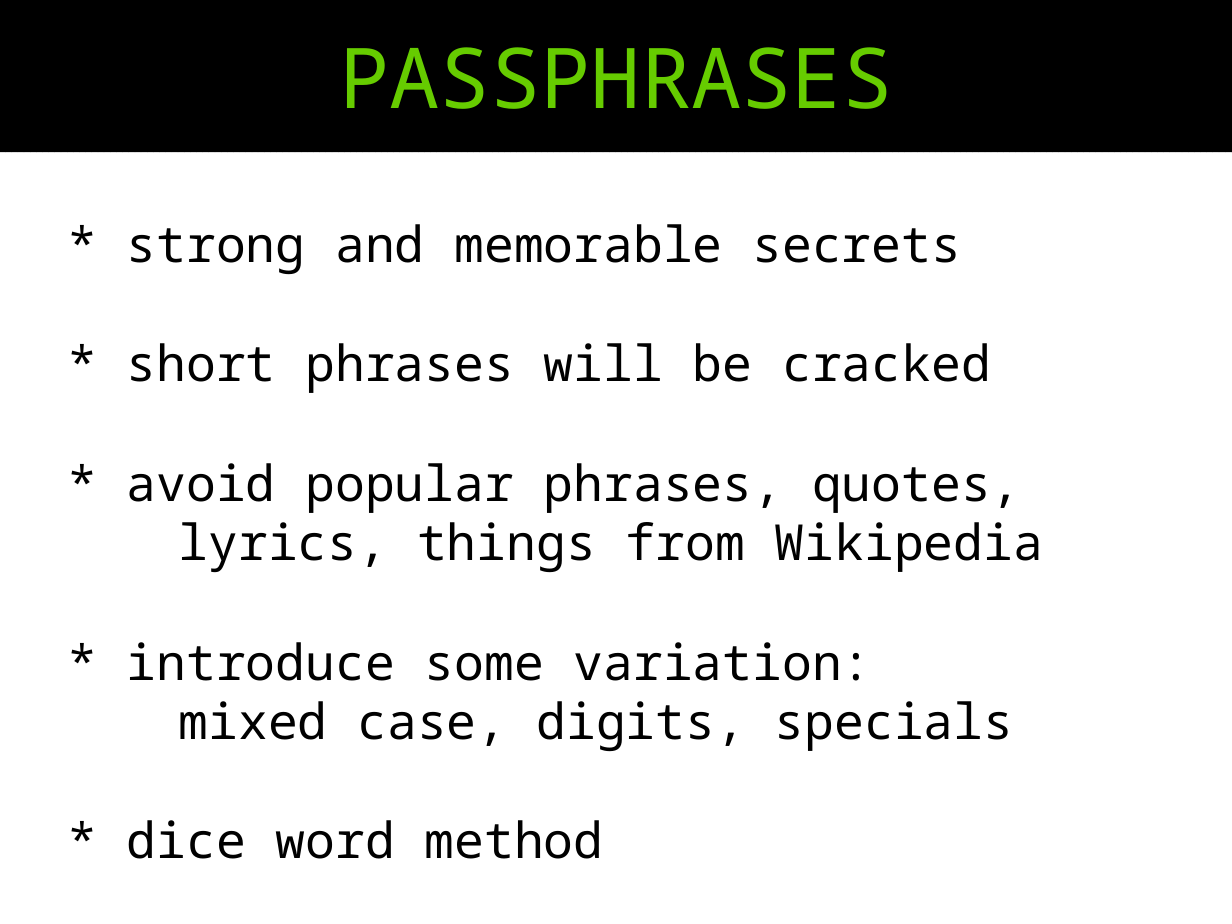
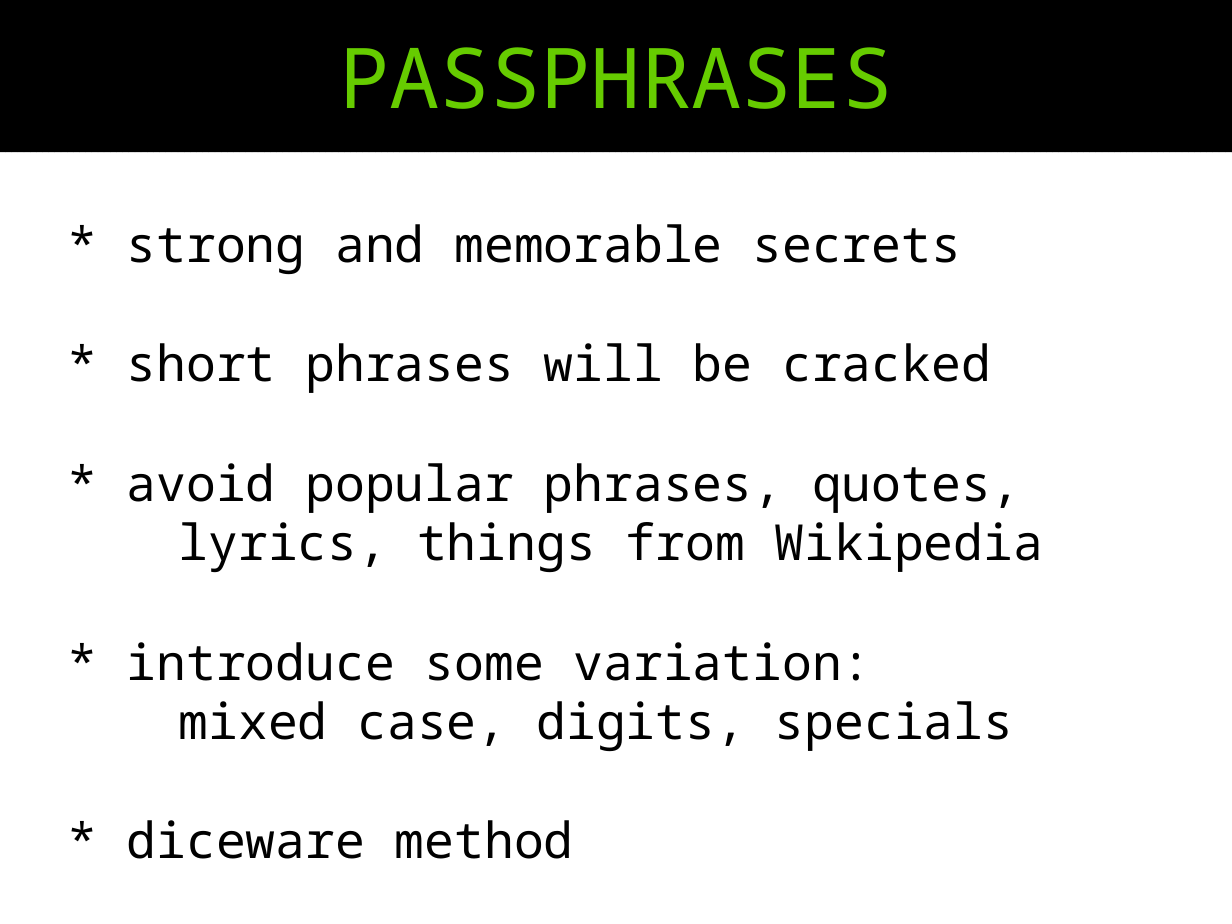
Before and after one commit to pjackowski/presentations, a slide deck: slide 25 of 04-password-security/04-password-security-slides.odp. Drawn at 1232x924 pixels with LibreOffice and Linux fonts; fonts in the diff are those of the drawing. Boxes give left, top, right and bottom in pixels: in the first picture for what was removed or moved away, otherwise in the second. Text is boxed around its words. In the diff, an @@ line names an element or a change of style, - is before the commit and + after.

```diff
--- a/04-password-security/04-password-security-slides.odp
+++ b/04-password-security/04-password-security-slides.odp
@@ text at box(127, 820, 574, 859): text changed @@
-* dice word method
+* diceware method
```
Also in this commit, not shown: 6 other slides changed.
